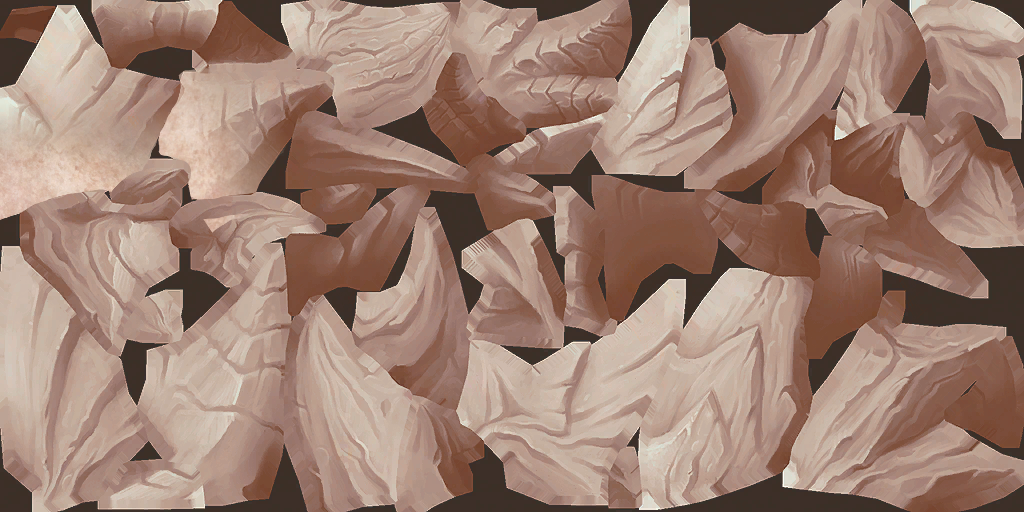
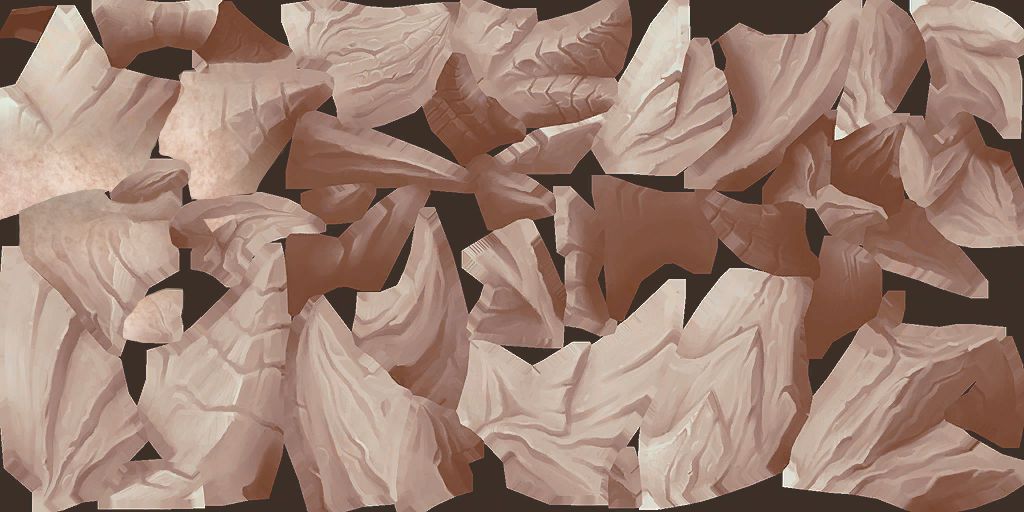
Before/after of a w=1024, h=512 layered artwork. What changed in the layer stack:
added layer "skin 4" above "skin 3" over [17, 165, 185, 317]
added layer "skin 3" above "skin 2" over [122, 288, 185, 344]
